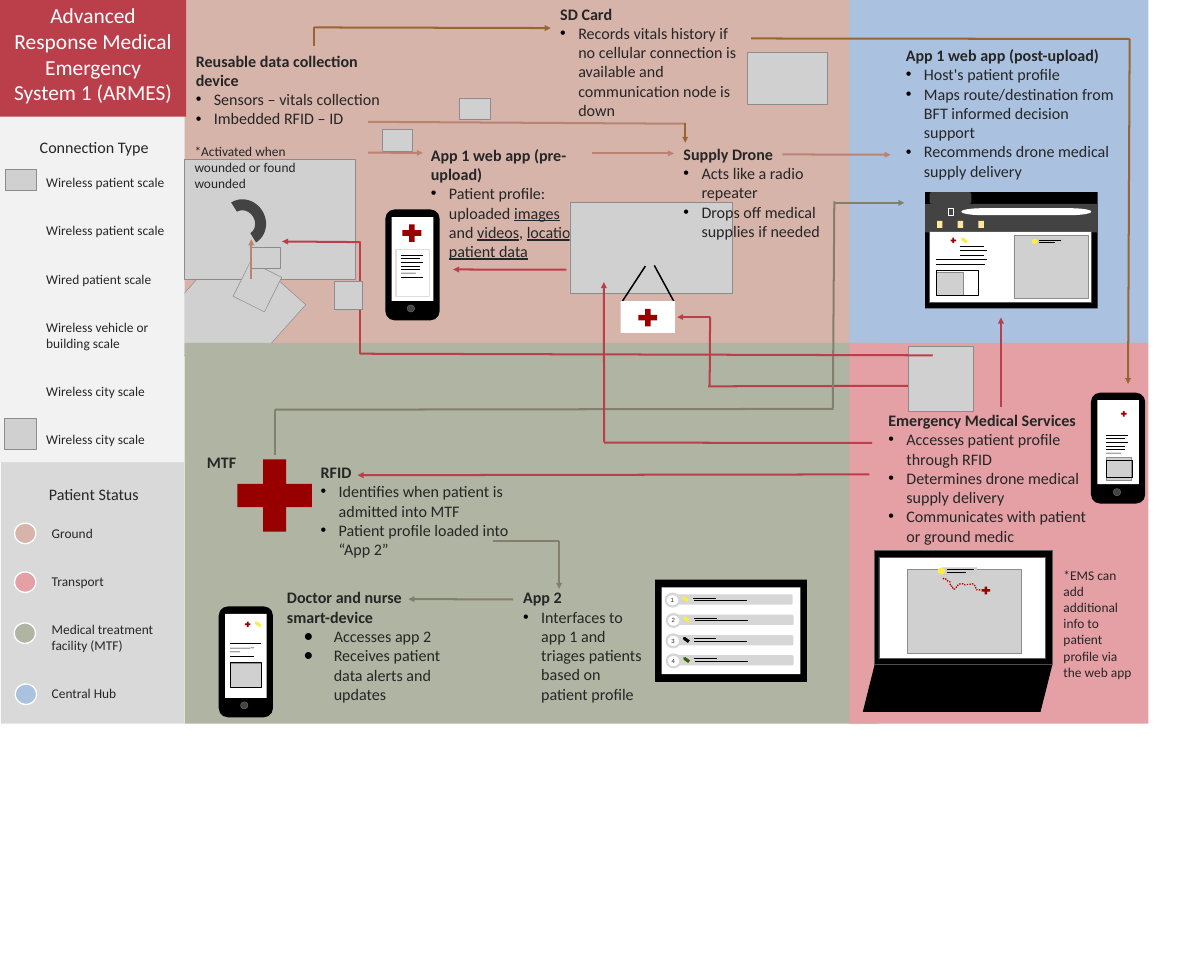
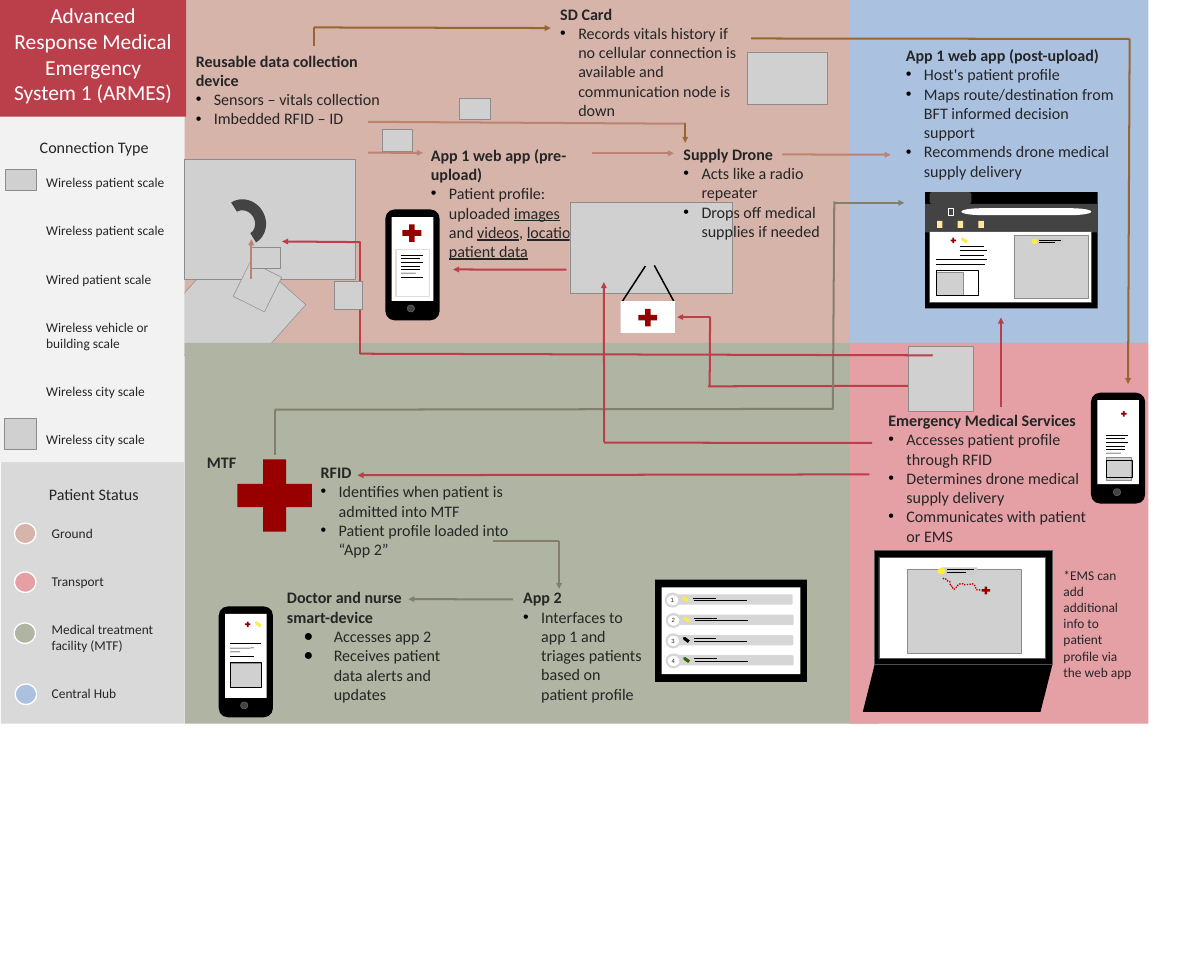
Before and after one commit to ermahoney/AmbulanceIQPMQP, a slide deck: slide 3 of docs/resources/FlowOfInformation.pptx. Drawn at 1204x963 pixels with LibreOffice and Linux fonts; fonts in the diff are those of the drawing; grey boxes stand for pictures; background and template pictures are left out. Boxes give left, top, right and bottom in pixels: in the first picture for what was removed or moved away, otherwise in the second. Text is boxed around its words. In the diff, an @@ line names an element or a change of style, - is before the commit and + after.

```diff
--- a/docs/resources/FlowOfInformation.pptx
+++ b/docs/resources/FlowOfInformation.pptx
@@ text removed at (195, 146, 296, 188) @@
-*Activated when wounded or found wounded
@@ text at (906, 511, 1087, 542): text changed @@
-• Communicates with patient or ground medic
+• Communicates with patient or EMS
```
Also in this commit, not shown: 2 other slides changed, 2 slides added, 21 other files.
